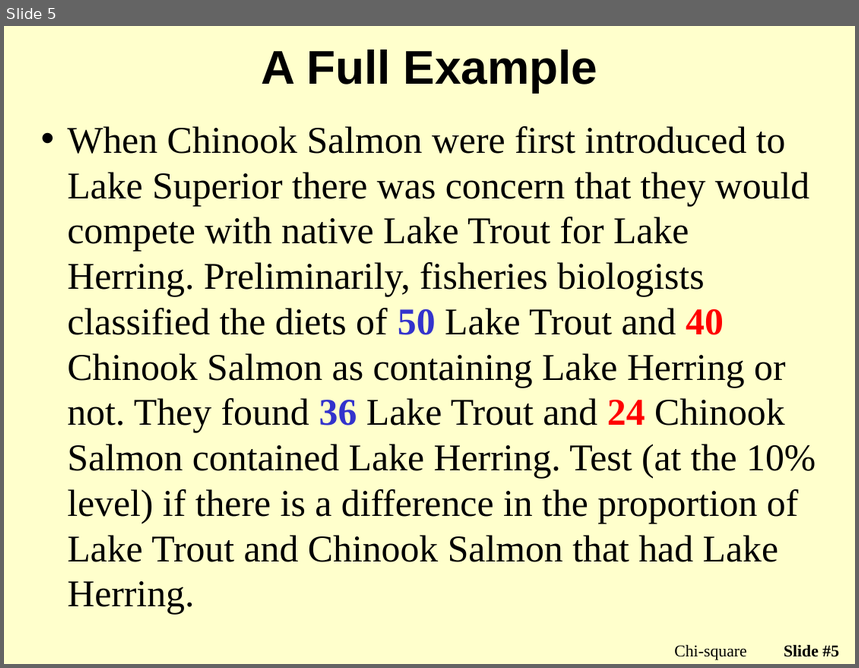
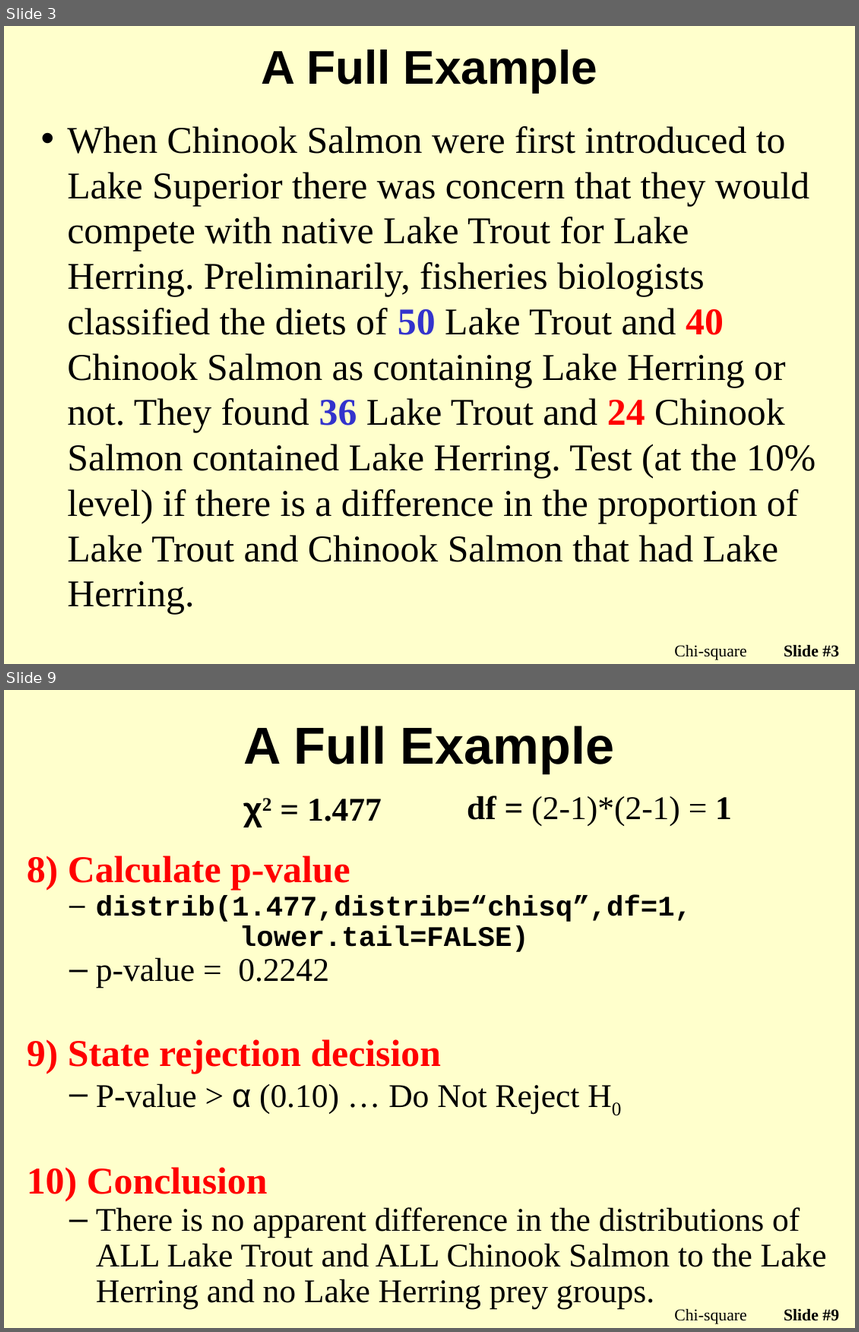
Before and after one commit to droglenc/NCMTH107, a slide deck: modules/Chi_Square/PPT2.pptx. Shown one above the other, each under a label of ours: slide 5 before the commit, slides 3 and 9 after it; the slides between them are not shown. The pictures are 859x668 and 859x1332 pixels, drawn with LibreOffice and Linux fonts; fonts in the diff are those of the drawing; background and template pictures are left out. Boxes give left, top, right and bottom in pixels: in the first picture for what was removed or moved away, otherwise in the second. Text is boxed around its words. In the diff, an @@ line names an element or a change of style, - is before the commit and + after.

Commit message:
Starting to update the chi-square module

```diff
--- a/modules/Chi_Square/PPT2.pptx
+++ b/modules/Chi_Square/PPT2.pptx
@@ slide 9 added at bbox=[4, 690, 855, 1328], background picture (left out) @@
@@ title added at bbox=[244, 726, 614, 773], 44 pt, text #000000, bold @@
+A Full Example
@@ text added at bbox=[307, 799, 382, 821], 28 pt, text #000000, bold @@
+χ2 = 1.477
@@ text added at bbox=[467, 796, 732, 826], 28 pt, text #000000 @@
+df = (2-1)*(2-1) = 1
@@ text added at bbox=[27, 856, 827, 1309], 28 pt, text #000000 @@
+8) Calculate p-value
+  – distrib(1.477,distrib=“chisq”,df=1,
+  lower.tail=FALSE)
+  – p-value = 0.2242
+9) State rejection decision
+  – P-value > α (0.10) … Do Not Reject H0
+10) Conclusion
+  – There is no apparent difference in the distributions of ALL Lake Trout and ALL Chinook Salmon to the Lake Herring and no Lake Herring prey groups.
@@ text added at bbox=[674, 1309, 747, 1325], 14 pt, text #000000 @@
+Chi-square
@@ page number added at bbox=[784, 1309, 839, 1322], 14 pt, text #000000, bold @@
+Slide #9
@@ what was slide 5 is now slide 3 @@
@@ page number at bbox=[784, 645, 839, 658]: text changed @@
-Slide #5
+Slide #3
```
Also in this commit, not shown: 1 slide changed, 5 other slides added, 2 slides removed, 1 other file.
